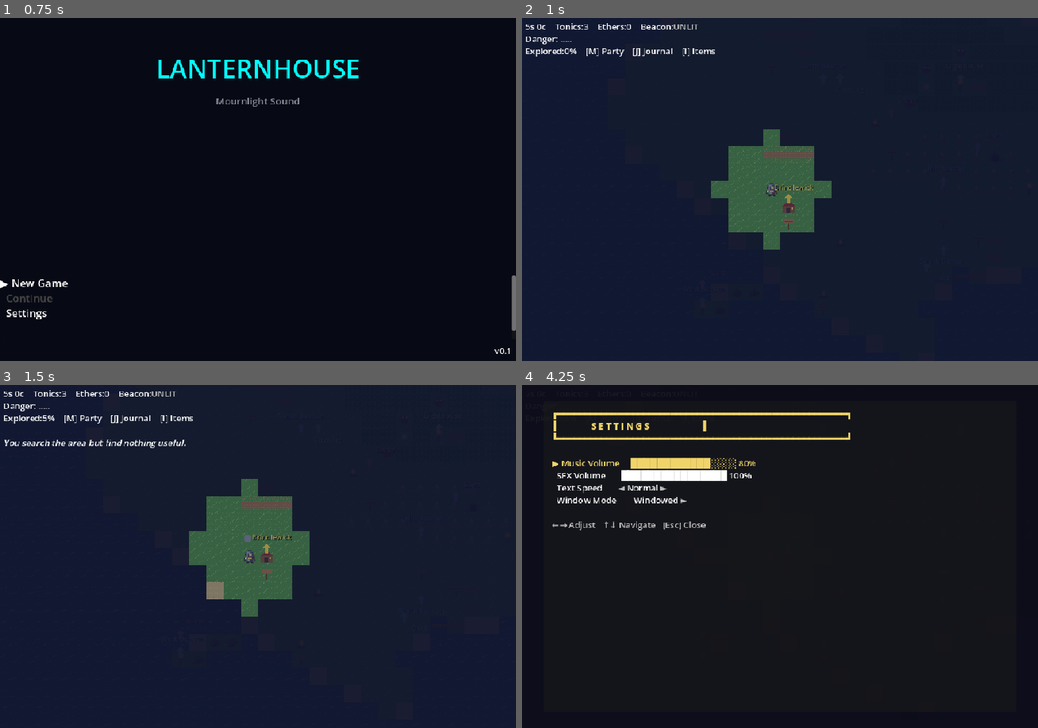
Above: before the commit, frames 1-4 (two rows, left to right).
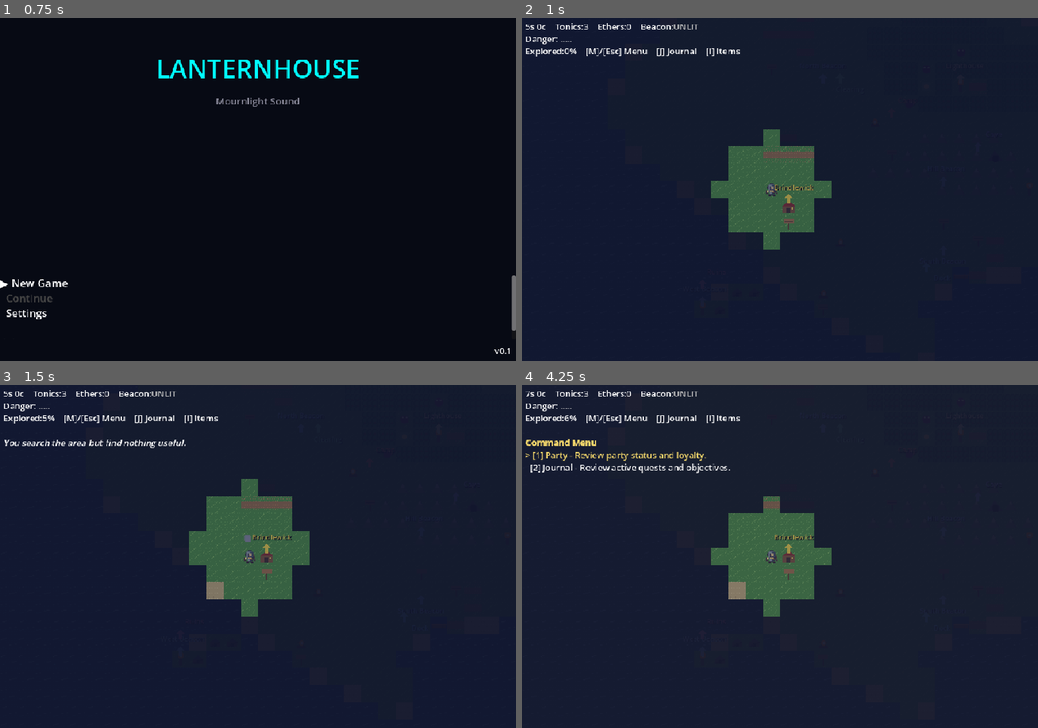
Above: after the commit, the same moments.

Repository: wink-/lanternhouse
Game: Godot game, scene res://scenes/title/title.tscn
Same seed, same stepped clock (60 frames per second), same inputs: the game is played once before the commit and once after it.
Inputs:
- Up to frame 1 (0.75 s): tap Enter at 0.5 s; hold D (move_right) from 0.53 s (still down); tap P at 0.6 s
- Up to frame 2 (1 s): keep holding D (move_right); tap Space at 0.77 s; tap M at 0.8 s
- Up to frame 3 (1.5 s): tap Space at 1.07 s; release D (move_right) at 1.28 s; hold S (move_down) from 1.28 s (still down); tap M at 1.35 s
- Up to frame 4 (4.25 s): tap Space at 1.52, 1.82, 2, 3.02, 3.32, 3.5, 3.77, 4.07 s; tap Enter at 1.55, 2.1, 2.75 s; release S (move_down) at 2.03 s; hold D (move_right) 2.03-2.78 s; tap 1 at 2.3, 2.85 s; hold W (move_up) 2.78-3.53 s; tap 2 at 3.05, 3.6 s; hold A (move_left) from 3.53 s (still down); tap 3 at 3.8 s; tap Escape at 4.15 s

Frame 1 is identical in both runs. In frame 2, 0.3% of the frame differs, in the area x 15-43%, y 8-12%; in frame 3, 0.3%; in frame 4, 13%, in the area x 0-100%, y 0-100%.
Error before the commit: Invalid call. Nonexistent function '_unhandled_input' in base 'CanvasLayer (settings.gd)'. (res://scripts/overworld.gd:528)

Commit message:
Add overworld command menu

Diff:
--- /dev/null
+++ b/scenes/dev/smoke_overworld_command_menu.tscn
@@ -0,0 +1,6 @@
+[gd_scene load_steps=2 format=3]
+
+[ext_resource type="Script" path="res://scripts/dev/smoke_overworld_command_menu.gd" id="1_smoke"]
+
+[node name="SmokeOverworldCommandMenu" type="Node"]
+script = ExtResource("1_smoke")
--- /dev/null
+++ b/scripts/dev/smoke_overworld_command_menu.gd
@@ -0,0 +1,74 @@
+extends Node
+
+const OverworldScene := preload("res://scenes/overworld/overworld.tscn")
+
+func _ready() -> void:
+	var ok := await _run_command_menu_smoke()
+	if ok:
+		print("SMOKE_OVERWORLD_COMMAND_MENU_OK")
+		get_tree().quit(0)
+	else:
+		push_error("SMOKE_OVERWORLD_COMMAND_MENU_FAILED")
+		get_tree().quit(1)
+
+func _run_command_menu_smoke() -> bool:
+	_reset_state()
+
+	var overworld := OverworldScene.instantiate()
+	add_child(overworld)
+	await get_tree().process_frame
+
+	overworld._open_command_menu()
+	if not overworld.command_menu_open:
+		return false
+	if not overworld.hud.text.contains("Command Menu"):
+		return false
+
+	overworld._activate_command_menu_option(1)
+	if overworld.command_menu_open:
+		return false
+	if not overworld.quest_journal.active:
+		return false
+	overworld.quest_journal.close()
+
+	overworld._open_command_menu()
+	overworld._activate_command_menu_option(2)
+	if not overworld.inventory_screen.active:
+		return false
+	overworld.inventory_screen.close()
+
+	overworld._open_command_menu()
+	overworld._activate_command_menu_option(3)
+	if not overworld.settings_screen.active:
+		return false
+	overworld.settings_screen.close()
+
+	overworld._open_command_menu()
+	overworld._close_command_menu()
+	if overworld.command_menu_open:
+		return false
+	if overworld.hud.text.contains("Command Menu"):
+		return false
+
+	return true
+
+func _reset_state() -> void:
+	GameData.party.clear()
+	GameData._init_party()
+	GameData.gold = 500
+	GameData.tonics = 3
+	GameData.ethers = 0
+	GameData.overworld_position = Vector2i(14, 19)
+	GameData.overworld_facing = Vector2i.DOWN
+	GameData.active_quests.clear()
+	GameData.beacon_lit = false
+	GameData.beacon_states.clear()
+	GameData.explored_tiles.clear()
+	GameData.cleared_encounters.clear()
+	GameData.kill_counts.clear()
+	GameData.gather_counts.clear()
+	GameData.faction_reputation.clear()
+	GameData.skill_uses.clear()
+	GameData.owned_home = ""
+	GameData.home_upgrades.clear()
+	GameData.home_storage.clear()
--- a/scripts/overworld.gd
+++ b/scripts/overworld.gd
@@ -264,6 +264,17 @@
 # ── Debug ───────────────────────────────────────────────────────────────────────
 var debug_visible: bool = false
 var admin_mode: bool = false
+var command_menu_open: bool = false
+var command_menu_idx: int = 0
+
+const COMMAND_MENU_OPTIONS := [
+	{"label": "Party", "hint": "Review party status and loyalty.", "action": "party"},
+	{"label": "Journal", "hint": "Review active quests and objectives.", "action": "journal"},
+	{"label": "Items", "hint": "Use Tonics, equip gear, and inspect goods.", "action": "items"},
+	{"label": "Settings", "hint": "Adjust volume and display options.", "action": "settings"},
+	{"label": "Save", "hint": "Save the current game.", "action": "save"},
+	{"label": "Load", "hint": "Load the last save.", "action": "load"},
+]
 
 # ── Init ───────────────────────────────────────────────────────────────────
 func _ready() -> void:
@@ -525,10 +536,13 @@
 		inventory_screen._unhandled_input(event)
 		return
 	if settings_screen and settings_screen.active:
-		settings_screen._unhandled_input(event)
+		settings_screen._input(event)
 		return
 	if fishing_screen and fishing_screen.active:
 		fishing_screen._unhandled_input(event)
+		return
+	if command_menu_open:
+		_handle_command_menu_input(event)
 		return
 	if minimap and minimap.visible:
 		return
@@ -570,11 +584,12 @@
 		_toggle_admin_mode()
 		return
 	elif event.keycode == KEY_C or event.keycode == KEY_M:
+		_open_command_menu()
+		return
+	elif event.keycode == KEY_P:
 		if char_sheet:
-			if char_sheet.active:
-				char_sheet.close()
-			else:
-				char_sheet.open()
+			_close_command_menu()
+			char_sheet.open()
 		return
 	elif event.keycode == KEY_J:
 		if quest_journal:
@@ -591,15 +606,73 @@
 				inventory_screen.open()
 		return
 	elif event.keycode == KEY_ESCAPE:
-		if settings_screen:
-			if settings_screen.active:
-				settings_screen.close()
-			else:
-				settings_screen.open()
+		_open_command_menu()
 		return
 
 	if dir != Vector2i.ZERO:
 		_try_move(dir)
+
+func _open_command_menu() -> void:
+	command_menu_open = true
+	command_menu_idx = 0
+	_update_hud()
+
+func _close_command_menu() -> void:
+	command_menu_open = false
+	_update_hud()
+
+func _handle_command_menu_input(event: InputEvent) -> void:
+	if not (event is InputEventKey and event.pressed and not event.echo):
+		return
+	match event.keycode:
+		KEY_ESCAPE, KEY_M:
+			_close_command_menu()
+		KEY_UP:
+			command_menu_idx = maxi(0, command_menu_idx - 1)
+			_update_hud()
+		KEY_DOWN:
+			command_menu_idx = mini(COMMAND_MENU_OPTIONS.size() - 1, command_menu_idx + 1)
+			_update_hud()
+		KEY_ENTER, KEY_SPACE:
+			_activate_command_menu_option(command_menu_idx)
+		KEY_1, KEY_2, KEY_3, KEY_4, KEY_5, KEY_6:
+			_activate_command_menu_option(event.keycode - KEY_1)
+
+func _activate_command_menu_option(index: int) -> void:
+	if index < 0 or index >= COMMAND_MENU_OPTIONS.size():
+		return
+	var action: String = COMMAND_MENU_OPTIONS[index]["action"]
+	command_menu_open = false
+	match action:
+		"party":
+			if char_sheet:
+				char_sheet.open()
+		"journal":
+			if quest_journal:
+				quest_journal.open()
+		"items":
+			if inventory_screen:
+				inventory_screen.open()
+		"settings":
+			if settings_screen:
+				settings_screen.open()
+		"save":
+			if SaveManager.save_game():
+				_update_hud_with_msg("Game saved!")
+			else:
+				_update_hud_with_msg("Save failed!")
+		"load":
+			if SaveManager.load_game():
+				pos = GameData.overworld_position
+				facing = GameData.overworld_facing
+				_update_player_visual()
+				_update_camera()
+				_refresh_fog_of_war()
+				_update_hud_with_msg("Game loaded!")
+			else:
+				_update_hud_with_msg("No save found.")
+		_:
+			_update_hud()
 
 # ── Movement ───────────────────────────────────────────────────────────────
 func _try_move(dir: Vector2i) -> void:
@@ -1236,7 +1309,24 @@
 				land_tiles += 1
 	var explored := GameData.explored_tiles.size()
 	var pct := int(float(explored) / max(land_tiles, 1) * 100)
-	lines.append("Explored:%d%%    [M] Party    [J] Journal    [I] Items" % mini(pct, 100))
+	lines.append("Explored:%d%%    [M]/[Esc] Menu    [J] Journal    [I] Items" % mini(pct, 100))
+	if command_menu_open:
+		lines.append("")
+		lines.append("[b][color=#f0d46a]Command Menu[/color][/b]")
+		for i in range(COMMAND_MENU_OPTIONS.size()):
+			var option: Dictionary = COMMAND_MENU_OPTIONS[i]
+			var marker := ">" if i == command_menu_idx else " "
+			var color_start := "[color=#f0d46a]" if i == command_menu_idx else ""
+			var color_end := "[/color]" if i == command_menu_idx else ""
+			lines.append("%s%s [%d] %s - %s%s" % [
+				color_start,
+				marker,
+				i + 1,
+				option["label"],
+				option["hint"],
+				color_end,
+			])
+		lines.append("[color=gray]Enter/number selects. Esc closes.[/color]")
 	hud.text = "\n".join(lines)
 
 
Not shown, changed: docs/SMOKE_TESTS.md
